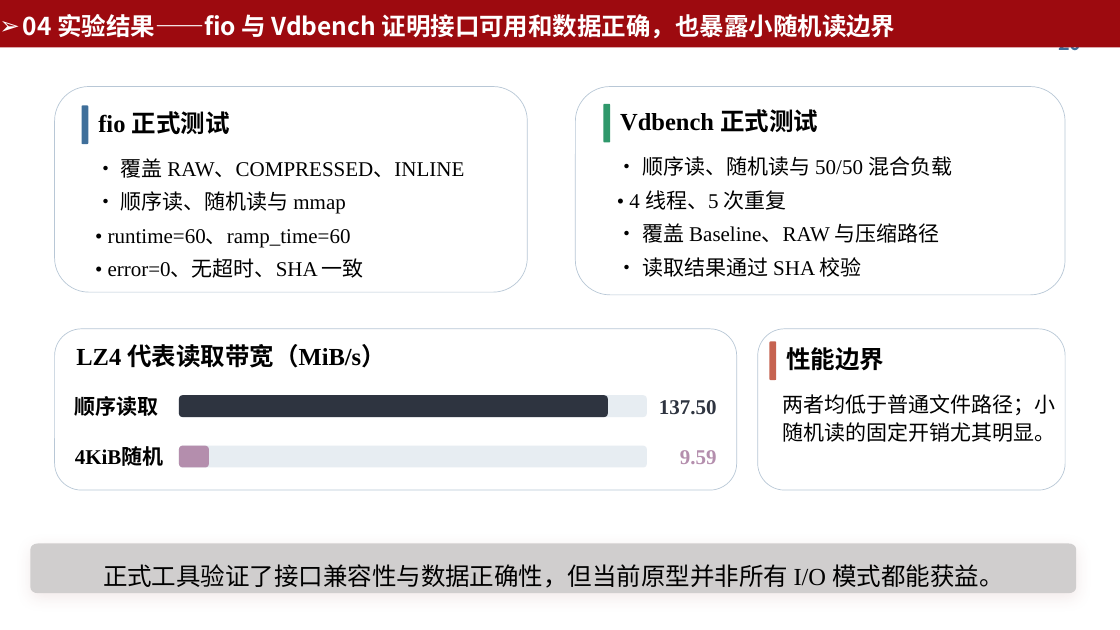
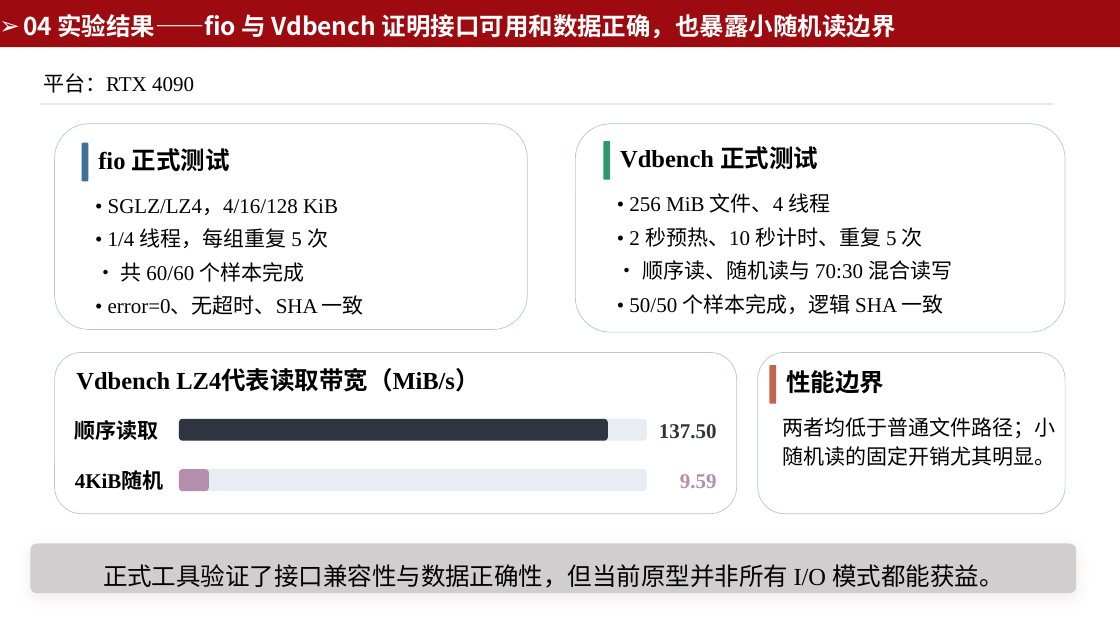
Before and after one commit to zhujiale520/GPUC, a slide deck: slide 21 of ppt/GPUC 项目答辩 — 基于 GPU 的透明存储压缩卸载系统.pptx. Drawn at 1120x630 pixels with LibreOffice and Linux fonts; fonts in the diff are those of the drawing. Boxes give left, top, right and bottom in pixels: in the first picture for what was removed or moved away, otherwise in the second. Text is boxed around its words. In the diff, an @@ line names an element or a change of style, - is before the commit and + after.

```diff
--- a/ppt/GPUC 项目答辩 — 基于 GPU 的透明存储压缩卸载系统.pptx
+++ b/ppt/GPUC 项目答辩 — 基于 GPU 的透明存储压缩卸载系统.pptx
@@ text removed at <box>1049,47,1072,48</box> @@
-21
@@ text removed at <box>1058,47,1081,56</box> @@
-20
@@ text added at <box>43,73,194,93</box>, 24 pt, text #000000 @@
+平台：RTX 4090
@@ rectangle added at <box>41,103,1054,105</box>, fill #D7E1EA @@
@@ 3 rounded rectangles: place and size @@
-3 rounded rectangles at <box>55,86,1065,295</box>
+3 rounded rectangles at <box>55,124,1065,333</box>
@@ 3 texts, 1 rounded rectangle: place and size @@
-3 texts, 1 rounded rectangle at <box>98,104,818,278</box>
+3 texts, 1 rounded rectangle at <box>98,141,818,315</box>
@@ text at <box>108,199,338,282</box>: text changed @@
-• 覆盖 RAW、COMPRESSED、INLINE
-• 顺序读、随机读与 mmap
-• runtime=60、ramp_time=60
+• SGLZ/LZ4，4/16/128 KiB
+• 1/4 线程，每组重复 5 次
+• 共 60/60 个样本完成
@@ text at <box>629,193,952,314</box>: text changed @@
-• 顺序读、随机读与 50/50 混合负载
-• 4 线程、5 次重复
-• 覆盖 Baseline、RAW 与压缩路径
-• 读取结果通过 SHA 校验
+• 256 MiB 文件、4 线程
+• 2 秒预热、10 秒计时、重复 5 次
+• 顺序读、随机读与 70:30 混合读写
+• 50/50 个样本完成，逻辑 SHA 一致
@@ text at <box>76,369,479,392</box>: text changed @@
-LZ4 代表读取带宽（MiB/s）
+Vdbench LZ4代表读取带宽（MiB/s）
@@ 7 rounded rectangles, 6 texts: place and size @@
-7 rounded rectangles, 6 texts at <box>55,329,1065,490</box>
+7 rounded rectangles, 6 texts at <box>55,352,1065,513</box>
```
Also in this commit, not shown: 14 other slides changed, 7 slides added, 5 slides removed, 10 other files.
